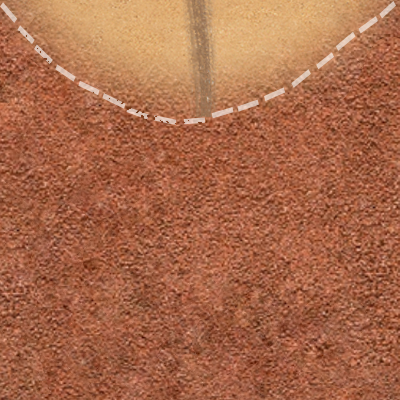
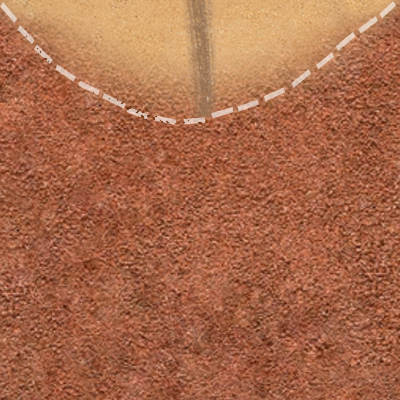
Layers edited between the first and the second 400 × 400 image:
painted on "Линия 17" over 3, 10, 17, 23
painted on "Слой 2" over 0, 0, 400, 36
